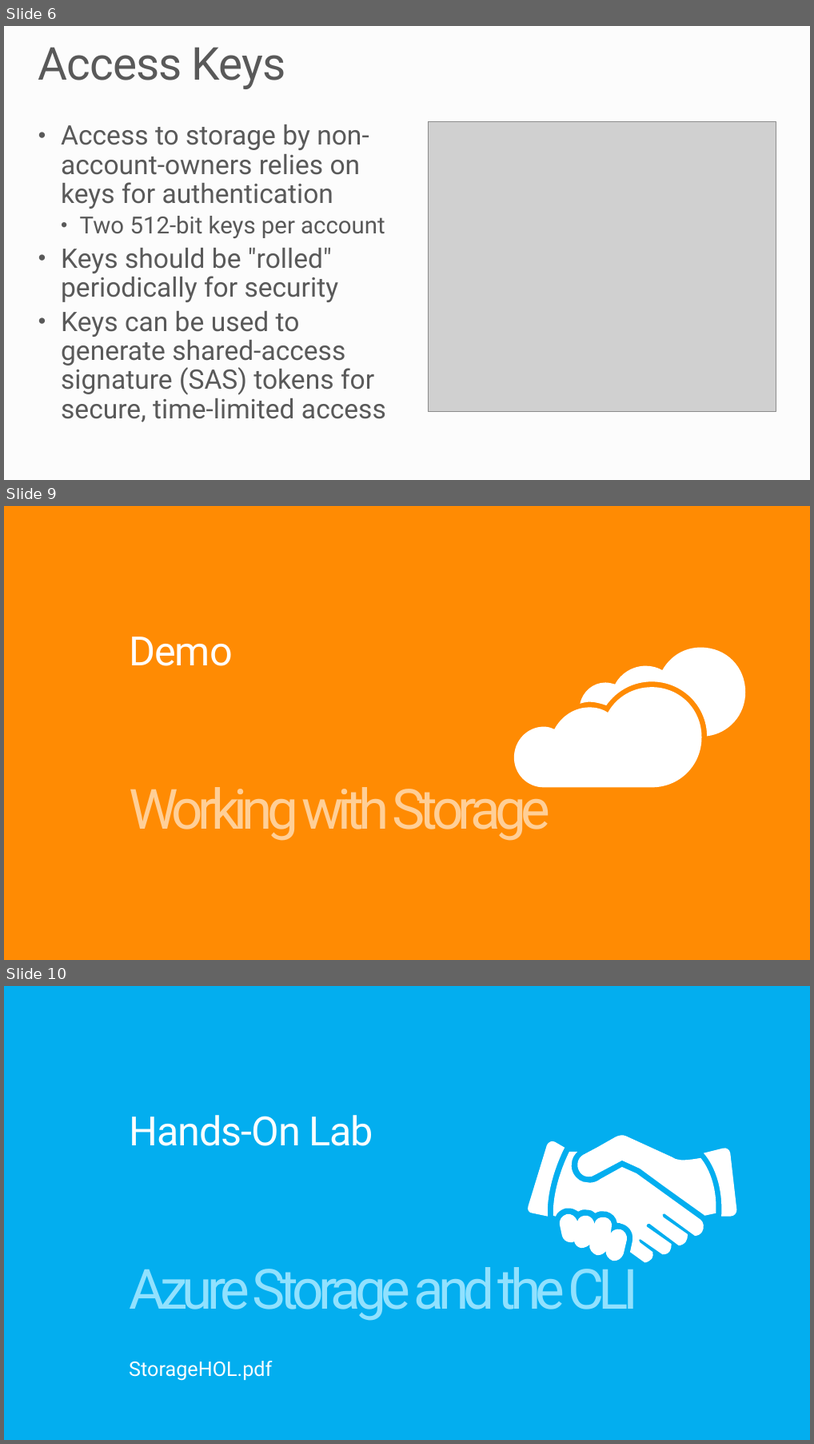
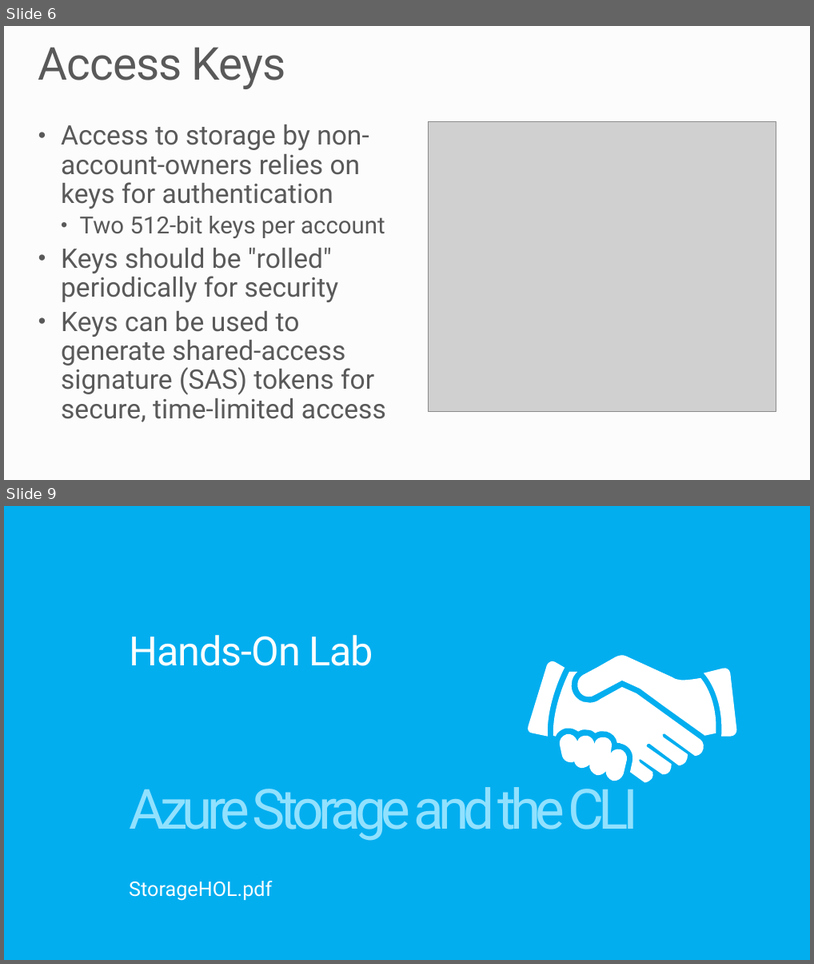
Before and after one commit to MSRConnections/Azure-training-course, a slide deck: Content/Storage/Azure Storage and CLI.pptx. Shown one above the other, each under a label of ours: slides 6, 9 and 10 before the commit, slides 6 and 9 after it; the slides between them are not shown. The pictures are 814x1444 and 814x964 pixels, drawn with LibreOffice and Linux fonts; fonts in the diff are those of the drawing; grey boxes stand for pictures; background and template pictures are left out. Boxes give left, top, right and bottom in pixels: in the first picture for what was removed or moved away, otherwise in the second. Text is boxed around its words. In the diff, an @@ line names an element or a change of style, - is before the commit and + after.

```diff
--- a/Content/Storage/Azure Storage and CLI.pptx
+++ b/Content/Storage/Azure Storage and CLI.pptx
@@ slide 9 removed at [4, 506, 810, 960], background #FF8A00 @@
@@ title removed at [129, 636, 233, 666] @@
-Demo
@@ freeform shape removed at [581, 648, 746, 736] @@
@@ freeform shape removed at [514, 687, 702, 788] @@
@@ text removed at [129, 778, 550, 840] @@
-Working with Storage
@@ what was slide 10 is now slide 9 @@
```
Also in this commit, not shown: 2 slides changed, 1 slide added, 1 other file.
